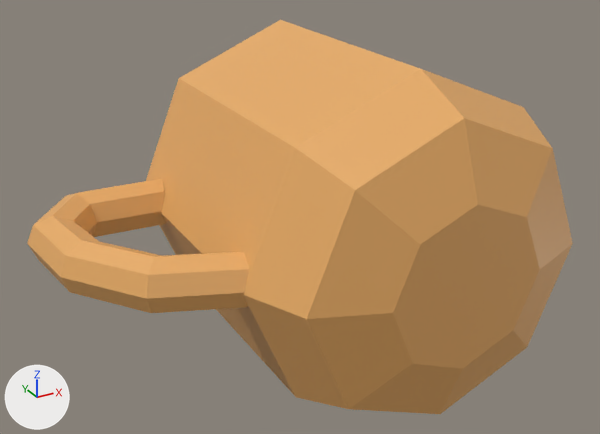
The FBX model Assets/Meshes/Mug.fbx as it was, and as the next commit left it.
Camera for both pictures: a camera (50 mm lens) standing at (0.4202, -0.2993, 0.9842) and looking at (0.5038, -0.1473, 0.9082). Lighting does not change. The marker at lower left points along +X, +Y and +Z. Where no turn or scale is listed for an object, it has been applied to the vertices.

Objects in the first picture: 'mug', 'mugHandle'.
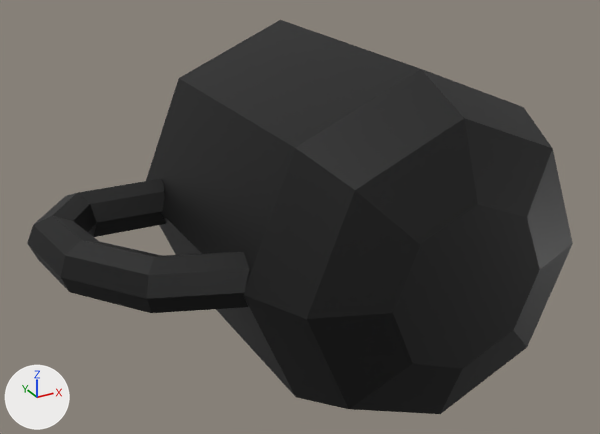
The newer file is also turned or shifted as a whole; pictures and numbers use the older file's frame.

Edits to the bpy script that builds the scene:
```text
Add img_trimsheet_diffuse_rgb_metallic_a_png:
    img_trimsheet_diffuse_rgb_metallic_a_png = load_image('trimsheet_diffuse-RGB_metallic-A.png', '../Shared/Material/Trimsheet/trimsheet_diffuse-RGB_metallic-A.png', 1024, 1024, 'sRGB')
Add mat_trimsheet:
    mat_trimsheet = principled_material('Trimsheet')
    mat_trimsheet.texture = img_trimsheet_diffuse_rgb_metallic_a_png
Change me_cylinder_016:
    where me_cylinder_016.from_pydata(...)  # 66 vertices, 72 faces; spans x -0.04..0.04, y -0.04..0.04, z -0.04..0.04
    remove me_cylinder_016.materials.append(mat_orange)  # orange #e8ac65
    add me_cylinder_016.materials.append(mat_trimsheet)  # picture img_trimsheet_diffuse_rgb_metallic_a_png
Change me_béziercurve:
    where me_béziercurve.from_pydata(...)  # 48 vertices, 40 faces; spans x -0.032..0.0047, y -0.0292..0.0296, z -0.0055..0.0065
    remove me_béziercurve.materials.append(mat_orange)  # orange #e8ac65
    add me_béziercurve.materials.append(mat_trimsheet)  # picture img_trimsheet_diffuse_rgb_metallic_a_png
```

Pixel boxes (x1, y1, x2, y2) of what changed, in the pictures (600 x 434 px):
'mug', recoloured (orange to black): (146, 20, 573, 414) in both
'mugHandle', recoloured (orange to black): (27, 179, 249, 313) in both
